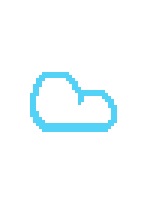
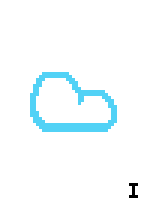
Layers edited between the first and the second (150, 210) image:
added layer "Layer 7" above "Layer 6" over [129, 183, 138, 198]
